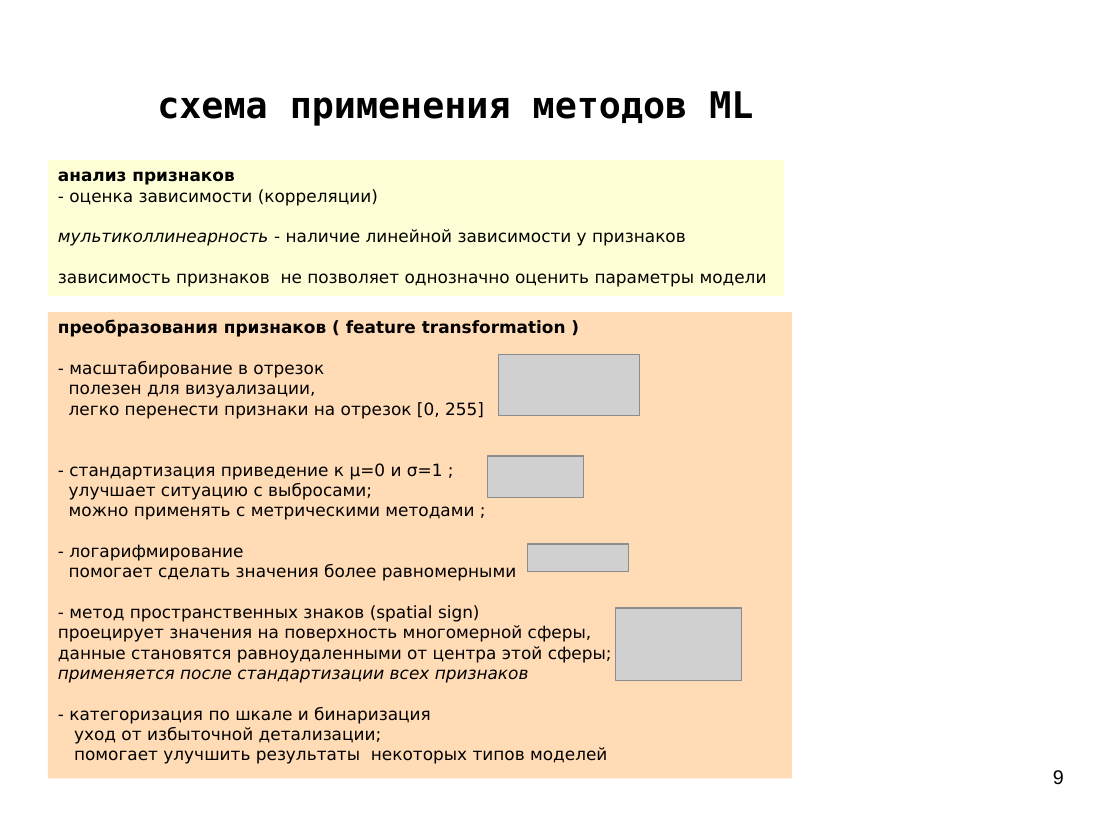
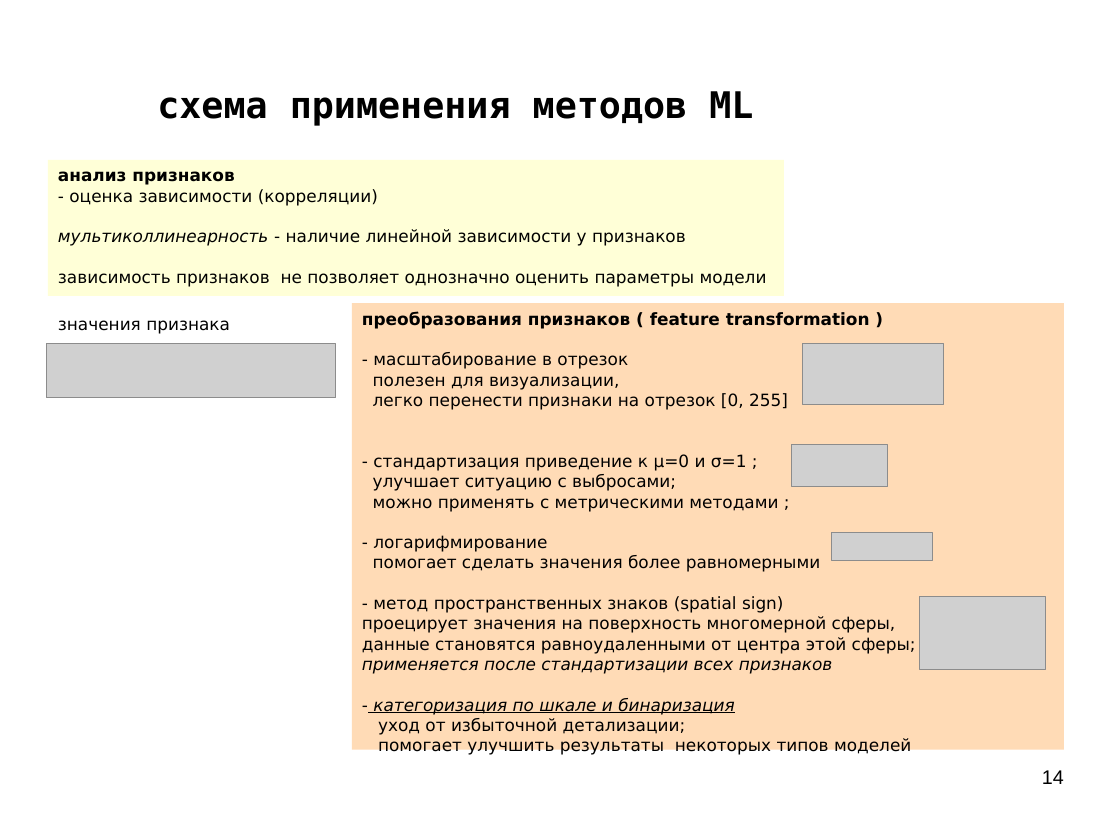
Before and after one commit to mechanoid5/ml_lectorium_legacy, a slide deck: slide 14 of 07-ml-pipeline.odp (slide 9 before the commit). Drawn at 1120x840 pixels with LibreOffice and Linux fonts; fonts in the diff are those of the drawing; grey boxes stand for pictures; background and template pictures are left out. Boxes give left, top, right and bottom in pixels: in the first picture for what was removed or moved away, otherwise in the second. Text is boxed around its words. In the diff, an @@ line names an element or a change of style, - is before the commit and + after.

```diff
--- a/07-ml-pipeline.odp
+++ b/07-ml-pipeline.odp
@@ text added at box(58, 320, 230, 334), 12 pt, text #000000 @@
+значения признака
@@ rectangle "преобразования признаков ( feature transformation ...": place and size @@
-rectangle "преобразования признаков ( feature transformation ..." at box(48, 312, 792, 779)
+rectangle "преобразования признаков ( feature transformation ..." at box(352, 303, 1064, 749)
@@ picture added at box(46, 345, 335, 398) @@
@@ 4 pictures: place and size @@
-4 pictures at box(488, 355, 742, 681)
+4 pictures at box(793, 344, 1047, 670)
@@ text in rectangle at box(373, 698, 735, 715): italic on, underline on in "категоризация по шкале и бинаризация" @@
@@ page number at box(1042, 770, 1064, 784): text changed @@
-9
+14
```
Also in this commit, not shown: 1 other slide changed, 9 slides added, 4 other files.
